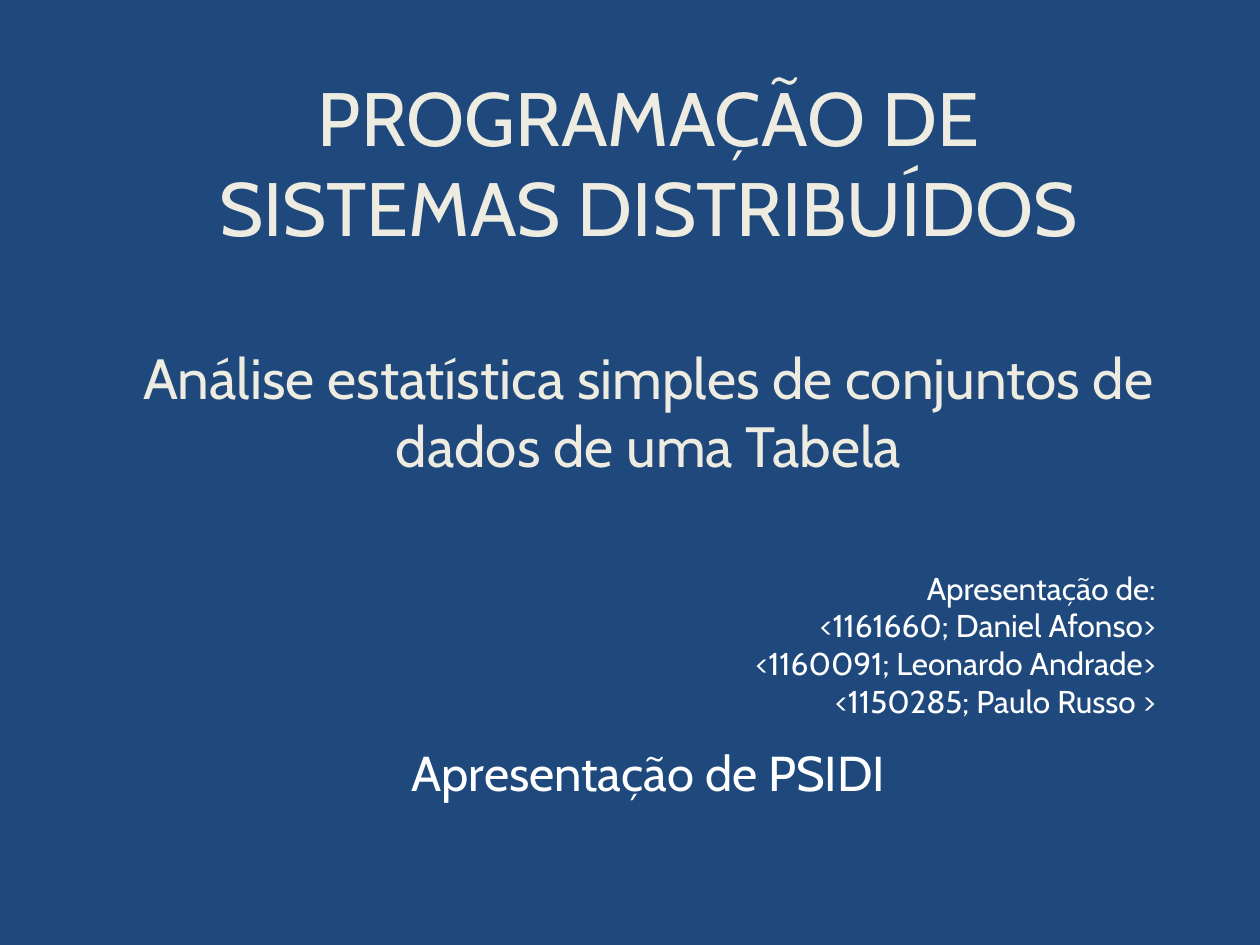
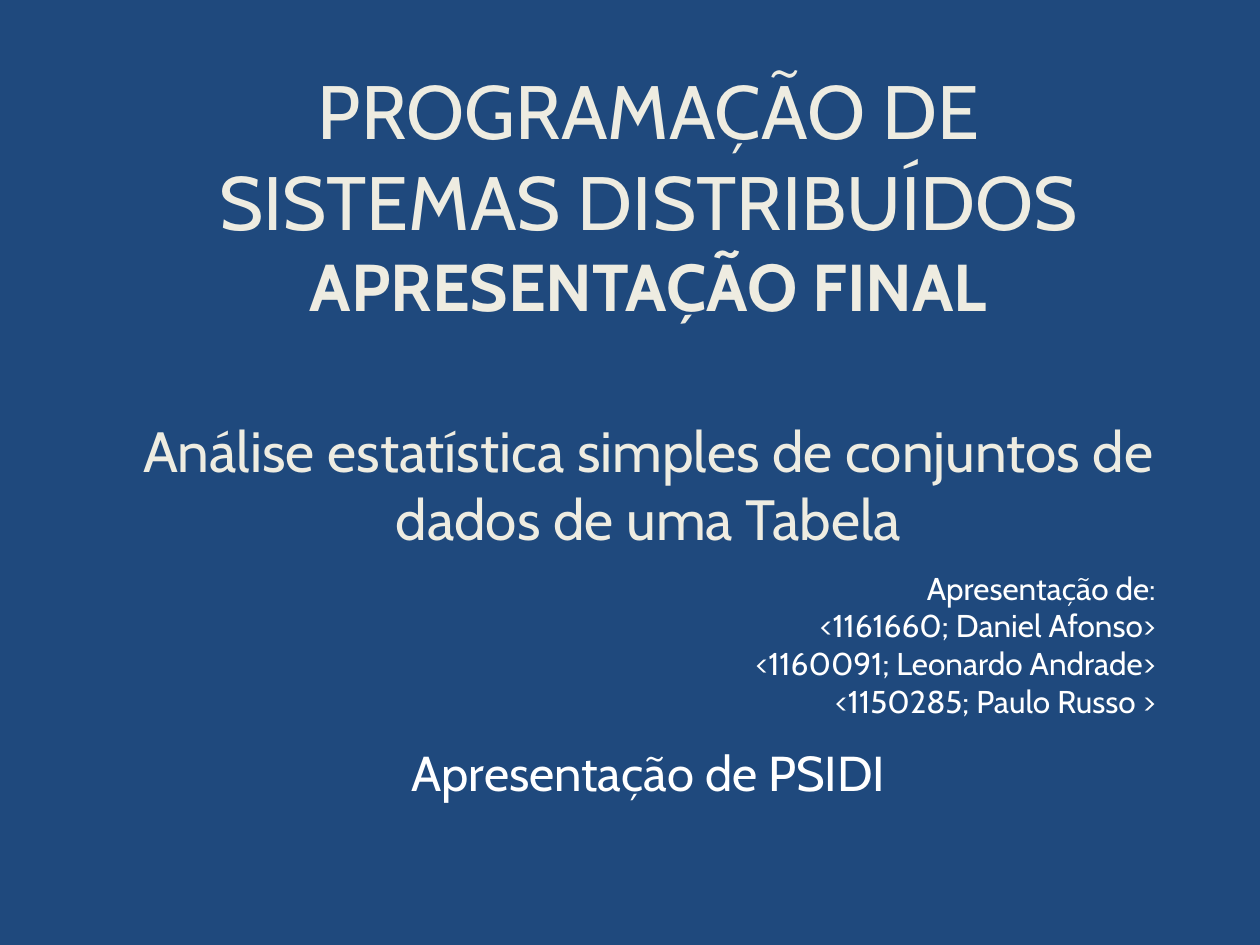
Before and after one commit to 1150285/NodeJs, a slide deck: slide 1 of documents/T2_Restify.pptx. Drawn at 1260x945 pixels with LibreOffice and Linux fonts; fonts in the diff are those of the drawing; background and template pictures are left out. Boxes give left, top, right and bottom in pixels: in the first picture for what was removed or moved away, otherwise in the second. Text is boxed around its words. In the diff, an @@ line names an element or a change of style, - is before the commit and + after.

```diff
--- a/documents/T2_Restify.pptx
+++ b/documents/T2_Restify.pptx
@@ title at <box>143,75,1153,541</box>: text changed @@
-PROGRAMAÇÃO DE SISTEMAS DISTRIBUÍDOS
-Análise estatística simples de conjuntos de dados de uma Tabela
+PROGRAMAÇÃO DE SISTEMAS DISTRIBUÍDOS
+APRESENTAÇÃO FINAL
+Análise estatística simples de conjuntos de dados de uma Tabela
```
Also in this commit, not shown: 1 other slide changed, 1 other file.
